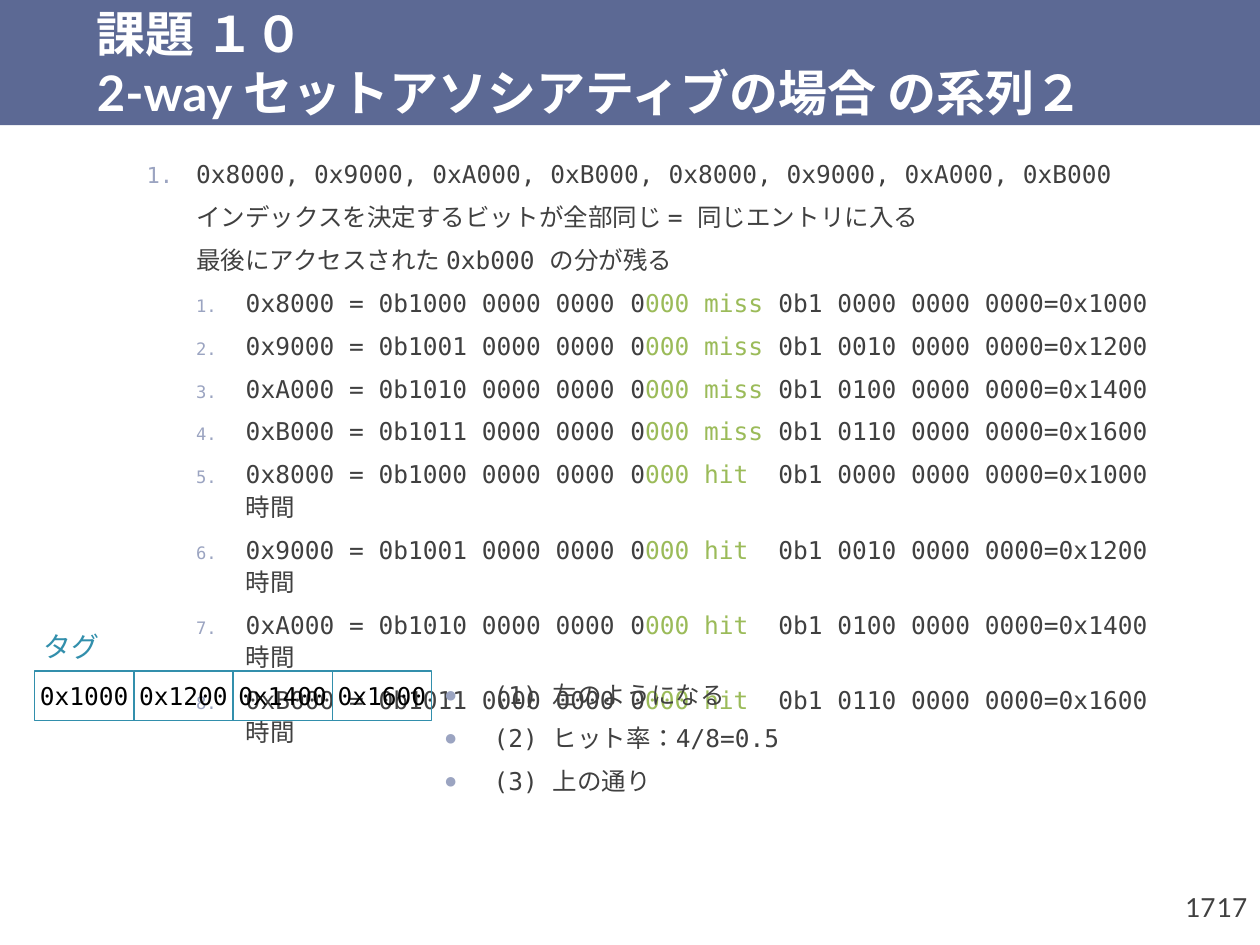
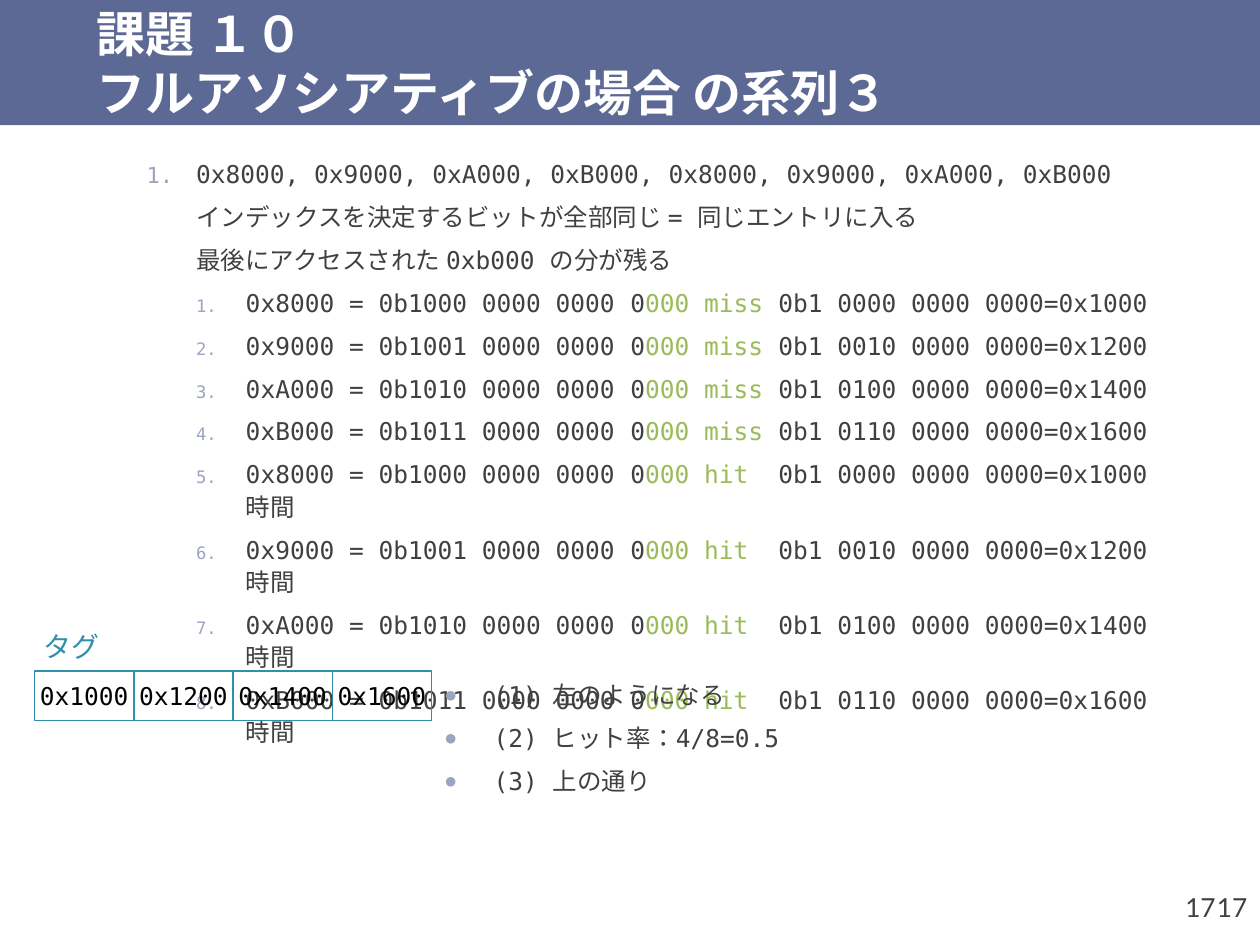
Before and after one commit to shioyadan/otya-computer-architecture-i, a slide deck: slide 17 of cai-shioya-11.pptx. Drawn at 1260x945 pixels with LibreOffice and Linux fonts; fonts in the diff are those of the drawing. Boxes give left, top, right and bottom in pixels: in the first picture for what was removed or moved away, otherwise in the second. Text is boxed around its words. In the diff, an @@ line names an element or a change of style, - is before the commit and + after.

Commit message:
課題１０の解答のタイトルを訂正

```diff
--- a/cai-shioya-11.pptx
+++ b/cai-shioya-11.pptx
@@ title at bbox=[97, 12, 888, 116]: text changed @@
-課題 １０
-2-way セットアソシアティブの場合 の系列２
+課題 １０
+フルアソシアティブの場合 の系列３
```
Also in this commit, not shown: 3 other slides changed, 2 other files.
